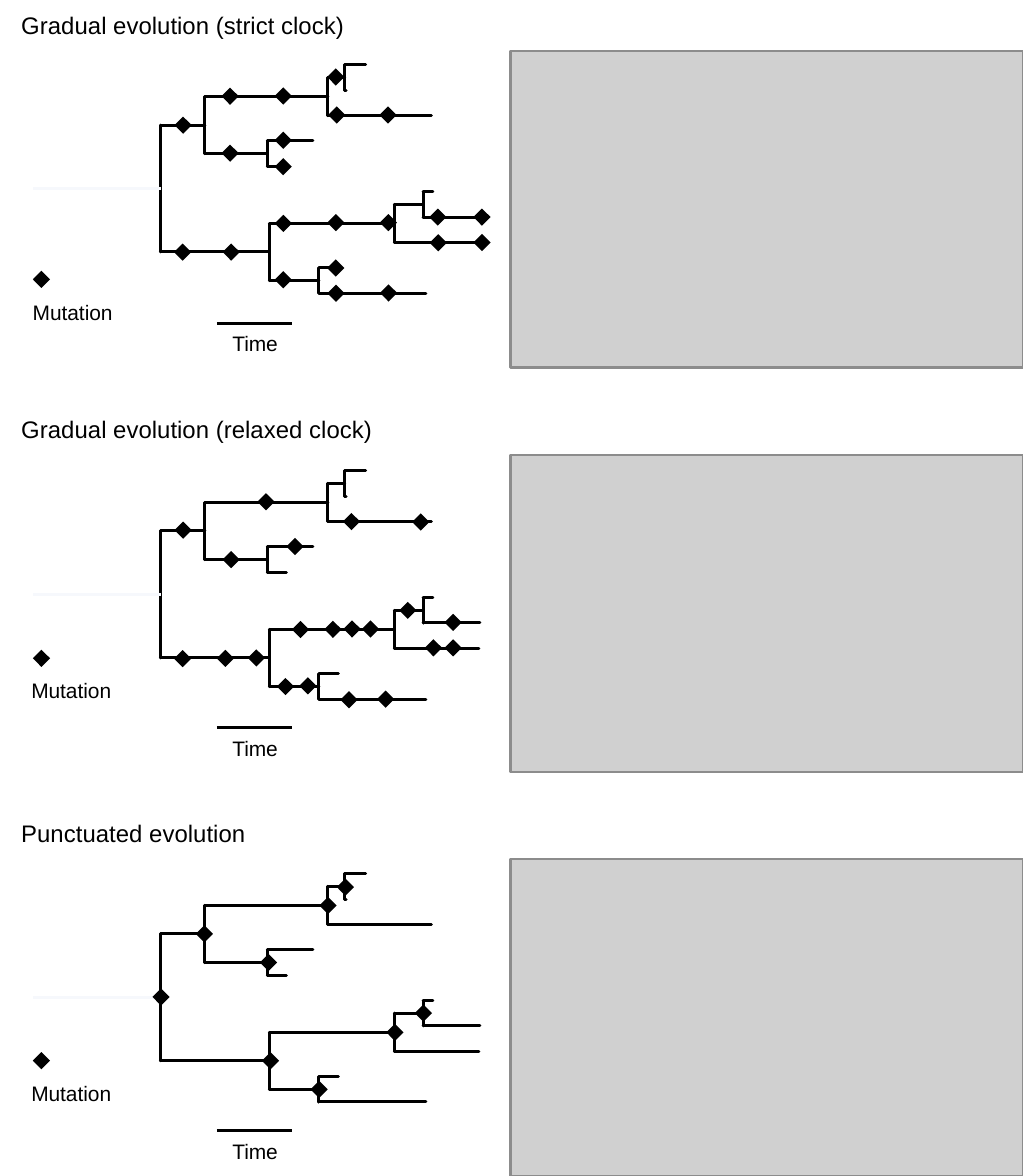
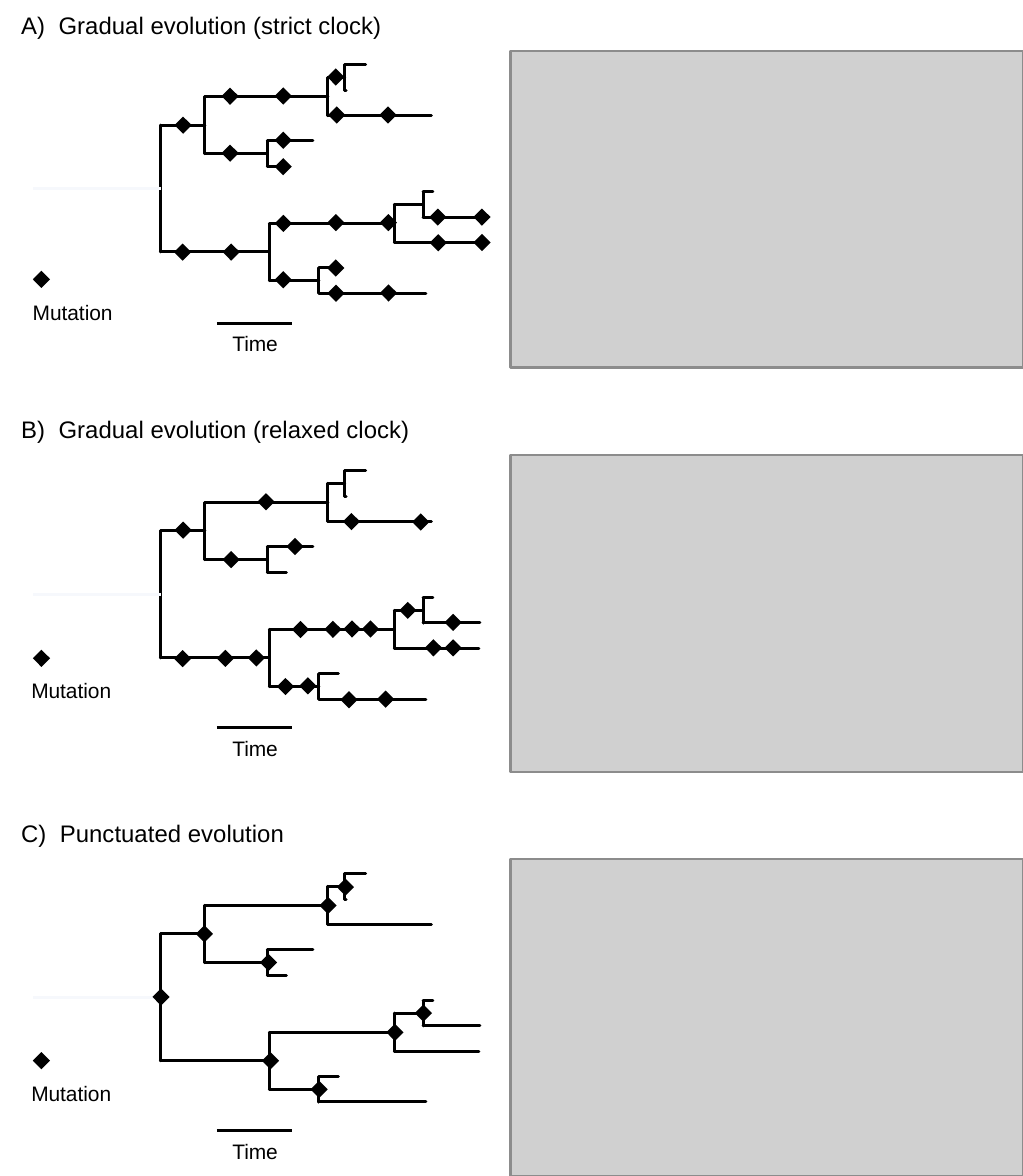
Before and after one commit to ChrisOrgan/Covid_Analysis, a slide deck: slide 1 of surya_etal_virus_evol_data_s1_sars_cov_2/expectation/expectation_figure.pptx. Drawn at 1023x1176 pixels with LibreOffice and Linux fonts; fonts in the diff are those of the drawing; grey boxes stand for pictures. Boxes give left, top, right and bottom in pixels: in the first picture for what was removed or moved away, otherwise in the second. Text is boxed around its words. In the diff, an @@ line names an element or a change of style, - is before the commit and + after.

```diff
--- a/surya_etal_virus_evol_data_s1_sars_cov_2/expectation/expectation_figure.pptx
+++ b/surya_etal_virus_evol_data_s1_sars_cov_2/expectation/expectation_figure.pptx
@@ text at box(21, 16, 381, 39): text changed @@
-Gradual evolution (strict clock)
+A) Gradual evolution (strict clock)
@@ text at box(21, 420, 409, 443): text changed @@
-Gradual evolution (relaxed clock)
+B) Gradual evolution (relaxed clock)
@@ text at box(21, 824, 284, 847): text changed @@
-Punctuated evolution
+C) Punctuated evolution
```
Also in this commit, not shown: 1 other file.
